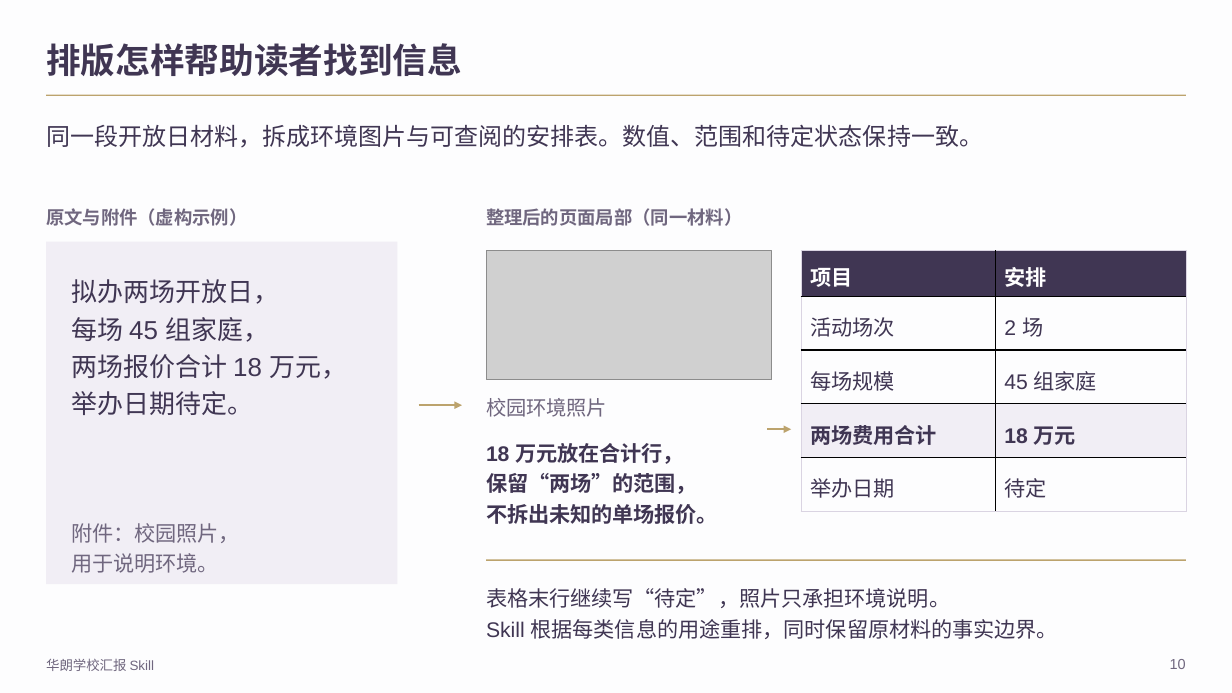
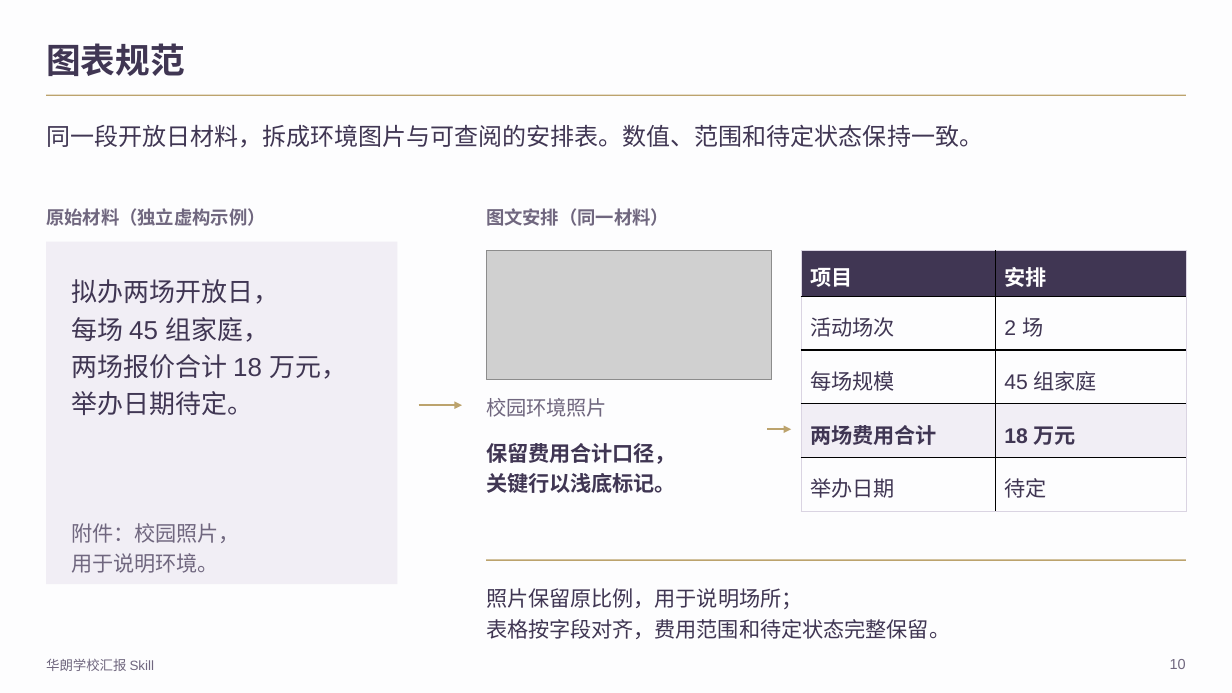
Before and after one commit to 2503668375-boop/hualang-ppt-skill, a slide deck: slide 10 of demo/hualang-skill-introduction.pptx. Drawn at 1232x693 pixels with LibreOffice and Linux fonts; fonts in the diff are those of the drawing; grey boxes stand for pictures; background and template pictures are left out. Boxes give left, top, right and bottom in pixels: in the first picture for what was removed or moved away, otherwise in the second. Text is boxed around its words. In the diff, an @@ line names an element or a change of style, - is before the commit and + after.

```diff
--- a/demo/hualang-skill-introduction.pptx
+++ b/demo/hualang-skill-introduction.pptx
@@ text at box(46, 43, 185, 76): text changed @@
-排版怎样帮助读者找到信息
+图表规范
@@ text at box(46, 208, 266, 226): text changed @@
-原文与附件（虚构示例）
+原始材料（独立虚构示例）
@@ text at box(486, 208, 669, 226): text changed @@
-整理后的页面局部（同一材料）
+图文安排（同一材料）
@@ text at box(486, 443, 676, 493): text changed @@
-18 万元放在合计行，
-保留“两场”的范围，
-不拆出未知的单场报价。
+保留费用合计口径，
+关键行以浅底标记。
@@ text at box(486, 588, 950, 639): text changed @@
-表格末行继续写“待定”，照片只承担环境说明。
-Skill 根据每类信息的用途重排，同时保留原材料的事实边界。
+照片保留原比例，用于说明场所；
+表格按字段对齐，费用范围和待定状态完整保留。
```
Also in this commit, not shown: 7 other slides changed, 5 slides added, 5 slides removed, 26 other files.
